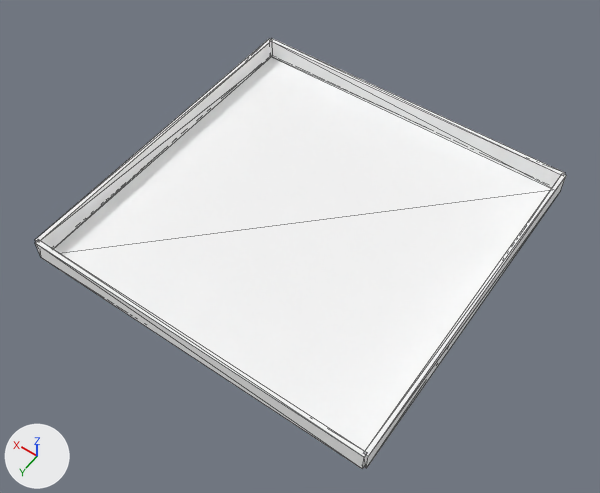
The glTF model assets/larcenygame/map.glb, before and after one commit.
Both versions are drawn from a camera (50 mm lens) standing at (-13.1, 19.0, 27.7) and looking at (-0.5, 1.4, 0.1). Every picture has the same lights, and +X, +Y and +Z are marked at lower left. Mesh edges are drawn as thin lines. Where no turn or scale is listed for an object, it has been applied to the vertices. Vertices at the same position are counted once.
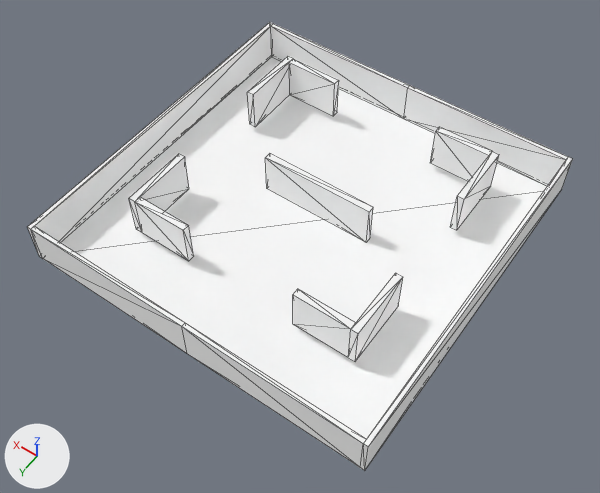
Diff of the bpy script that builds the scene:
```diff
--- a/assets/larcenygame/map.glb.py
+++ b/assets/larcenygame/map.glb.py
@@ mat_wall_material_f3d_002 @@
+mat_wall_material_f3d_002 = principled_material('Wall Material_f3d.002')
+mat_wall_material_f3d_002.base_color = (1.0, 1.0, 1.0)  # white #ffffff
+mat_wall_material_f3d_002.metallic = 1.0
+mat_wall_material_f3d_002.roughness = 1.0
@@ me_cube_001 @@
 # used by ob_cube; location = (-8.0, 0.0, 0.5)
-me_cube_001.from_pydata(...)  # 8 vertices, 12 faces; spans x -0.1..0.1, y -8.0..8.0, z -0.5..0.5
+me_cube_001.from_pydata(...)  # 16 vertices, 24 faces; spans x -0.1..16.1, y -8.0..8.0, z -0.5..0.5
+# me_cube_001 part 1: a new loose piece, a box spanning x 15.9..16.1, y -8.0..8.0, z -0.5..0.5, in mat_wall_material_f3d
 me_cube_001.materials.append(mat_wall_material_f3d)
@@ me_cube_002 @@
 # used by ob_cube_001; location = (8.0, 0.0, 0.5)
-me_cube_002.from_pydata(...)  # 8 vertices, 12 faces; spans x -0.1..0.1, y -8.0..8.0, z -0.5..0.5
-me_cube_002.materials.append(mat_wall_material_f3d_001)  # white #ffffff
+me_cube_002.from_pydata(...)  # 24 vertices, 40 faces; spans x -8.1..8.1, y -8.0..8.0, z 0.0..1.9
+# me_cube_002 part 2: the whole mesh is rebuilt
+me_cube_002.materials.append(mat_wall_material_f3d)
@@ me_cube_007 @@
+me_cube_007.from_pydata(...)  # a box spanning x -0.16..0.16, y -1.54..1.54, z -1.0..1.0; a box spanning x 10.6..10.92, y -1.54..1.54, z -1.0..1.0; a box spanning x -0.16..0.16, y 6.3..9.39, z -1.0..1.0; a box spanning x 10.6..10.92, y 6.3..9.39, z -1.0..1.0
+me_cube_007.materials.append(mat_wall_material_f3d_002)  # white #ffffff
@@ me_cube_005 @@
+me_cube_005.from_pydata(...)  # a box spanning x -1.29..1.29, y -0.16..0.16, z -1.0..1.0; a box spanning x 6.57..9.15, y -0.16..0.16, z -1.0..1.0; a box spanning x -1.29..1.29, y 10.45..10.77, z -1.0..1.0; a box spanning x 6.57..9.15, y 10.45..10.77, z -1.0..1.0
+me_cube_005.materials.append(mat_wall_material_f3d_002)  # white #ffffff
@@ me_cube @@
+me_cube.from_pydata(...)  # a box spanning x -2.63..2.63, y -0.16..0.16, z -1.0..1.0
+me_cube.materials.append(mat_wall_material_f3d_001)  # white #ffffff
@@ ob_cube @@
 ob_cube = bpy.data.objects.new('Cube', me_cube_001)
-ob_cube.location = (-8.0, 0.0, 0.5)
+ob_cube.location = (-8.0, 0.0, 0.97)
+ob_cube.scale = (1.0, 1.01, 1.94)
@@ ob_cube_001 @@
 ob_cube_001 = bpy.data.objects.new('Cube.001', me_cube_002)
-ob_cube_001.location = (8.0, 0.0, 0.5)
+ob_cube_001.location = (0.0, 0.0, 0.0)
+ob_cube_001.rotation_euler = (0.0, 0.0, 1.571)  # degrees (0, 0, 90)
+ob_cube_001.scale = (1.0, 0.988, 1.0)
@@ ob_cube_002 @@
-ob_cube_002 = bpy.data.objects.new('Cube.002', me_cube_003)
-ob_cube_002.location = (0.0, 8.0, 0.5)
@@ ob_cube_003 @@
-ob_cube_003 = bpy.data.objects.new('Cube.003', me_cube_004)
-ob_cube_003.location = (0.0, -8.0, 0.5)
@@ ob_inner_wall_003 @@
+ob_inner_wall_003 = bpy.data.objects.new('Inner Wall.003', me_cube_007)
+ob_inner_wall_003.location = (-5.38, -4.56, 1.34)
@@ ob_inner_wall_001 @@
+ob_inner_wall_001 = bpy.data.objects.new('Inner Wall.001', me_cube_005)
+ob_inner_wall_001.location = (-3.93, -5.94, 1.34)
@@ ob_inner_wall @@
+ob_inner_wall = bpy.data.objects.new('Inner Wall', me_cube)
+ob_inner_wall.location = (0.0, -0.64, 0.99)
```

Location of each change, (x1, y1, x2, y2) in pixels of the pictures (600 x 493 px):
'Cube.001', reshaped, moved, turned, rescaled
    before: (35, 39, 272, 249)
    after: (31, 24, 568, 467)
'Cube', reshaped, moved, rescaled (168% wider, 53% taller)
    before: (363, 174, 566, 468)
    after: (27, 22, 573, 471)
'Inner Wall.001', added
    after: (135, 59, 492, 357)
'Inner Wall.003', added
    after: (129, 56, 499, 362)
'Cube.002', deleted
    before: (35, 239, 367, 469)
'Cube.003', deleted
    before: (270, 38, 565, 188)
'Inner Wall', added
    after: (265, 153, 373, 242)
part 1 of me_cube_001, added
    after: (27, 22, 273, 259)
